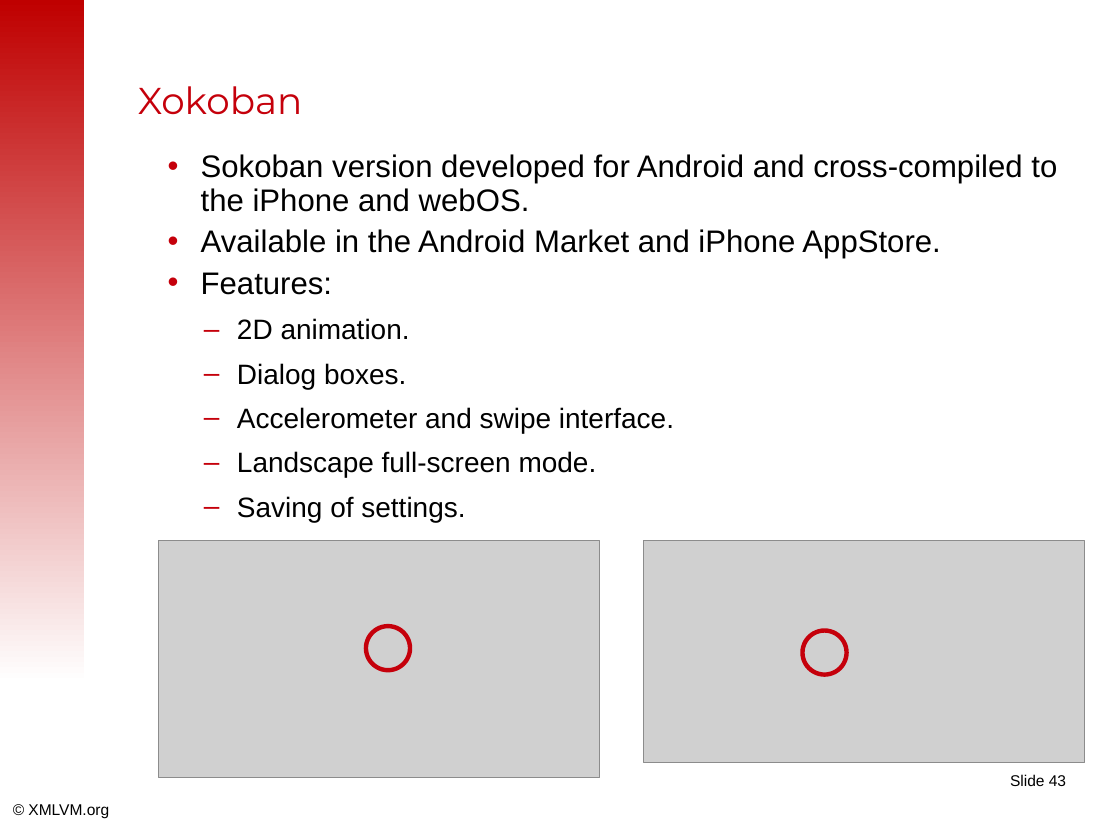
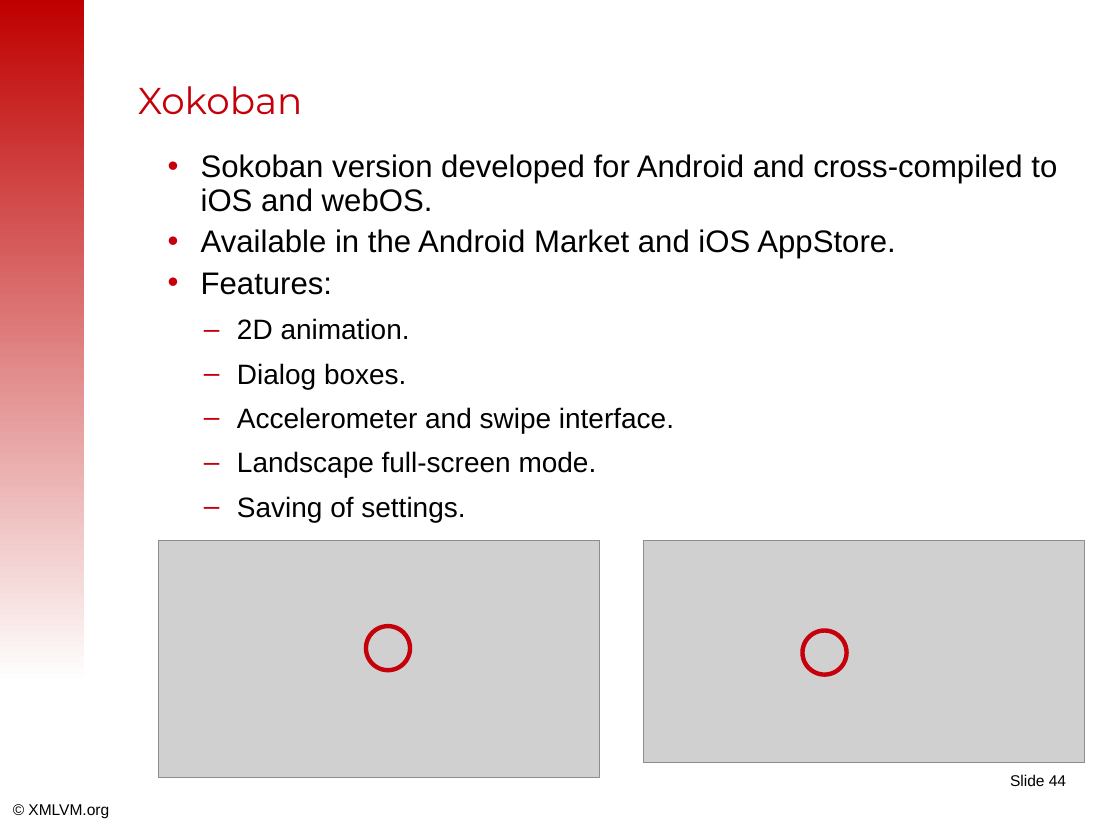
Before and after one commit to tisoft/xmlvm, a slide deck: slide 44 of doc/slides/android2iphone-master.odp (slide 43 before the commit). Drawn at 1120x840 pixels with LibreOffice and Linux fonts; fonts in the diff are those of the drawing; grey boxes stand for pictures; background and template pictures are left out. Boxes give left, top, right and bottom in pixels: in the first picture for what was removed or moved away, otherwise in the second. Text is boxed around its words. In the diff, an @@ line names an element or a change of style, - is before the commit and + after.

```diff
--- a/doc/slides/android2iphone-master.odp
+++ b/doc/slides/android2iphone-master.odp
@@ text at bbox=[201, 154, 1057, 258]: text changed @@
-• Sokoban version developed for Android and cross-compiled to the iPhone and webOS.
-• Available in the Android Market and iPhone AppStore.
+• Sokoban version developed for Android and cross-compiled to iOS and webOS.
+• Available in the Android Market and iOS AppStore.
@@ page number at bbox=[1010, 774, 1066, 786]: text changed @@
-Slide 43
+Slide 44
```
Also in this commit, not shown: 13 other slides changed, 4 slides added, 3 slides removed.
